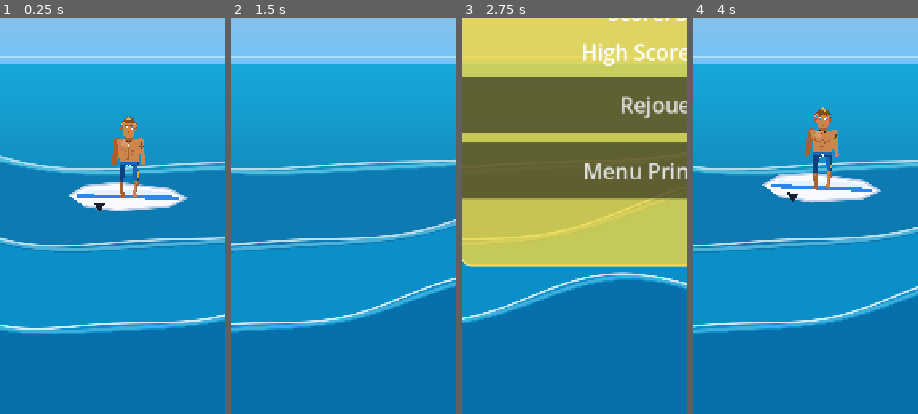
Above: before the commit, frames 1-4 (left to right).
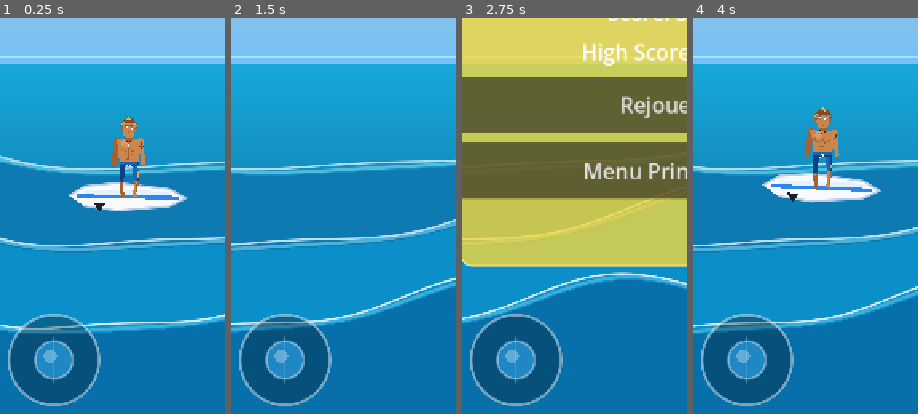
Above: after the commit, the same moments.

Repository: ClemL06/SurfGame
Game: Godot game, scene res://scenes/game/GameLevel.tscn
Same seed, same stepped clock (60 frames per second), same inputs: the game is played once before the commit and once after it. This scene is started directly instead of the project's main scene.
Inputs (mouse positions are % of the whole screen's width and height, from its top left):
- Up to frame 1 (0.25 s): no input
- Up to frame 2 (1.5 s): tap Enter (ui_accept) at 0.5, 0.77 s; move the mouse to (72, 45) at 0.52 s; hold Right (ui_right) 0.53-1.25 s; click (72, 45) at 0.67 s; drag from (30, 55) to (45, 70) at 1.27 s
- Up to frame 3 (2.75 s): move the mouse to (60, 27) at 2.02 s; hold Right (ui_right) from 2.03 s (still down)
- Up to frame 4 (4 s): release Right (ui_right) at 2.75 s; click "Rejouer" at 2.75 s; drag from (45, 70) to (20, 34) at 3.52 s
The pictures show only the part of the screen within x 6-56%, y 39-89%; the shares and areas given below are measured in that part.

The runs differ from the first frame. In frame 1, 7.6% of the frame differs, in the area x 3-45%, y 74-98%; in frame 2, 7.6%; in frame 3, 7.6%; in frame 4, 7.6%.

Commit message:
joystick

Diff:
--- a/nouveau-projet-de-jeu/scripts/game/game_level.gd
+++ b/nouveau-projet-de-jeu/scripts/game/game_level.gd
@@ -9,11 +9,13 @@
 var surfer_speed: float = 420.0
 var obstacles: Array[Dictionary] = []
 
-# Contrôles tactiles (mobile).
-var touch_active: bool = false
-var touch_start_pos: Vector2 = Vector2.ZERO
-var touch_current_pos: Vector2 = Vector2.ZERO
-var touch_finger_id: int = -1
+# Contrôles tactiles (mobile) - Joystick fixe.
+var joystick_active: bool = false
+var joystick_finger_id: int = -1
+var joystick_direction: Vector2 = Vector2.ZERO
+var joystick_knob_offset: Vector2 = Vector2.ZERO
+const JOYSTICK_RADIUS: float = 72.0
+const JOYSTICK_KNOB_RADIUS: float = 30.0
 # Double-tap pour figure.
 var last_tap_time: float = -999.0
 var double_tap_threshold: float = 0.35
@@ -180,6 +182,25 @@
 	_draw_obstacles()
 	_draw_coins()
 	_draw_stars()
+	_draw_joystick()
+
+func _draw_joystick() -> void:
+	var jc := _joystick_center()
+	# Fond extérieur (cercle de base).
+	draw_circle(jc, JOYSTICK_RADIUS, Color(0.0, 0.0, 0.0, 0.28))
+	draw_arc(jc, JOYSTICK_RADIUS, 0.0, TAU, 48, Color(1.0, 1.0, 1.0, 0.45), 3.0, true)
+	# Croix de guidage (indicateurs directionnels).
+	var cross_len := JOYSTICK_RADIUS * 0.55
+	var cross_color := Color(1.0, 1.0, 1.0, 0.22)
+	draw_line(jc + Vector2(0.0, -cross_len), jc + Vector2(0.0, cross_len), cross_color, 1.5)
+	draw_line(jc + Vector2(-cross_len, 0.0), jc + Vector2(cross_len, 0.0), cross_color, 1.5)
+	# Knob (suit le doigt, clampé dans le rayon).
+	var knob_pos := jc + joystick_knob_offset
+	var knob_alpha := 0.85 if joystick_active else 0.55
+	draw_circle(knob_pos, JOYSTICK_KNOB_RADIUS, Color(0.20, 0.70, 1.0, knob_alpha))
+	draw_arc(knob_pos, JOYSTICK_KNOB_RADIUS, 0.0, TAU, 32, Color(1.0, 1.0, 1.0, knob_alpha * 0.7), 2.5, true)
+	# Reflet sur le knob.
+	draw_circle(knob_pos + Vector2(-6.0, -6.0), JOYSTICK_KNOB_RADIUS * 0.35, Color(1.0, 1.0, 1.0, 0.30))
 
 # Retourne un facteur entre 0.0 et ~1.0 qui augmente très lentement.
 # À 5 min ≈ 0.50 | À 10 min ≈ 0.67 | À 20 min ≈ 0.80 | À 30 min ≈ 0.86
@@ -193,19 +214,11 @@
 	# --- Contrôles clavier (bureau) ---
 	var keyboard_dir := Input.get_vector("ui_left", "ui_right", "ui_up", "ui_down")
 
-	# --- Contrôles tactiles (mobile) : le surfeur suit le doigt ---
-	var touch_dir := Vector2.ZERO
-	if touch_active:
-		var delta_pos := touch_current_pos - surfer_position
-		# Ne déplace que si le doigt est assez loin du surfeur (zone morte 8px).
-		if delta_pos.length() > 8.0:
-			touch_dir = delta_pos.normalized()
-			# Accélère proportionnellement à la distance (max à 200px).
-			var strength := clampf(delta_pos.length() / 200.0, 0.0, 1.0)
-			touch_dir *= strength
+	# --- Contrôles tactiles (mobile) : joystick fixe ---
+	var touch_dir := joystick_direction if joystick_active else Vector2.ZERO
 
 	# Priorité tactile si actif, sinon clavier.
-	var direction := touch_dir if touch_active else keyboard_dir
+	var direction := touch_dir if joystick_active else keyboard_dir
 	surfer_velocity = direction * move_speed
 	surfer_position += surfer_velocity * delta
 
@@ -221,38 +234,58 @@
 	if Input.is_action_just_pressed("ui_accept") and not trick_active and trick_cooldown <= 0.0:
 		_start_trick()
 
+func _joystick_center() -> Vector2:
+	var size := get_viewport_rect().size
+	return Vector2(size.x * 0.18, size.y * 0.82)
+
 func _input(event: InputEvent) -> void:
 	if is_dead or GameManager.state != GameManager.GameState.PLAYING:
 		return
 
-	# --- Gestion du drag tactile ---
+	var size := get_viewport_rect().size
+
 	if event is InputEventScreenTouch:
 		if event.pressed:
-			# Ignorer si on appuie sur le bouton pause (zone haute).
-			var size := get_viewport_rect().size
+			# Ignorer la zone du bouton pause (haut de l'écran).
 			if event.position.y < size.y * 0.12:
 				return
-			# Détecter double-tap pour figure.
+
+			var jc := _joystick_center()
+			var in_joystick: bool = event.position.distance_to(jc) <= JOYSTICK_RADIUS * 1.4
+
+			# Double-tap pour figure (côté droit ou hors zone joystick).
 			var now := surf_time
 			if (now - last_tap_time) <= double_tap_threshold and not trick_active and trick_cooldown <= 0.0:
 				_start_trick()
 				last_tap_time = -999.0
 			else:
 				last_tap_time = now
-			# Démarrer le suivi du doigt.
-			touch_finger_id = event.index
-			touch_start_pos = event.position
-			touch_current_pos = event.position
-			touch_active = true
+
+			# Assigner ce doigt au joystick si pas déjà actif.
+			if in_joystick and joystick_finger_id == -1:
+				joystick_finger_id = event.index
+				joystick_active = true
+				joystick_knob_offset = Vector2.ZERO
+				joystick_direction = Vector2.ZERO
 		else:
-			if event.index == touch_finger_id:
-				touch_active = false
-				touch_finger_id = -1
+			if event.index == joystick_finger_id:
+				joystick_active = false
+				joystick_finger_id = -1
+				joystick_direction = Vector2.ZERO
+				joystick_knob_offset = Vector2.ZERO
 				surfer_velocity = Vector2.ZERO
 
 	if event is InputEventScreenDrag:
-		if event.index == touch_finger_id:
-			touch_current_pos = event.position
+		if event.index == joystick_finger_id:
+			var jc := _joystick_center()
+			var offset: Vector2 = event.position - jc
+			var clamped: Vector2 = offset.limit_length(JOYSTICK_RADIUS)
+			joystick_knob_offset = clamped
+			var dead_zone := 8.0
+			if clamped.length() > dead_zone:
+				joystick_direction = clamped / JOYSTICK_RADIUS
+			else:
+				joystick_direction = Vector2.ZERO
 
 func _start_trick() -> void:
 	trick_active = true
Not shown, changed: nouveau-projet-de-jeu/surfgame.apk
Not shown, changed: nouveau-projet-de-jeu/surfgame.apk.idsig
